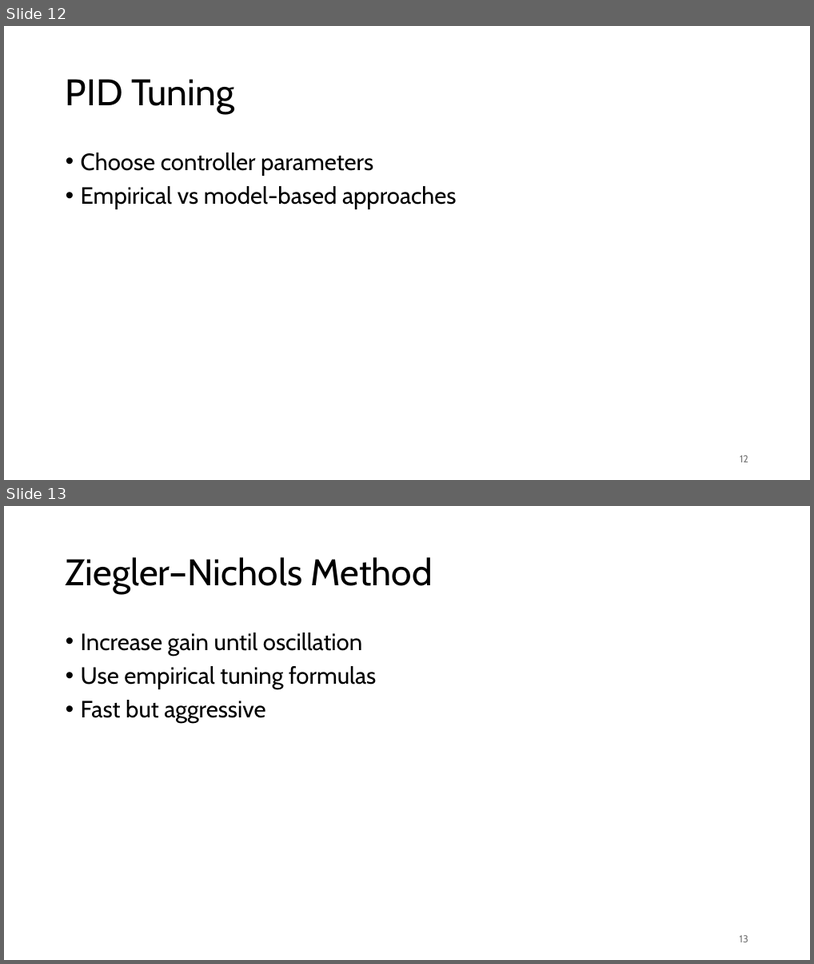
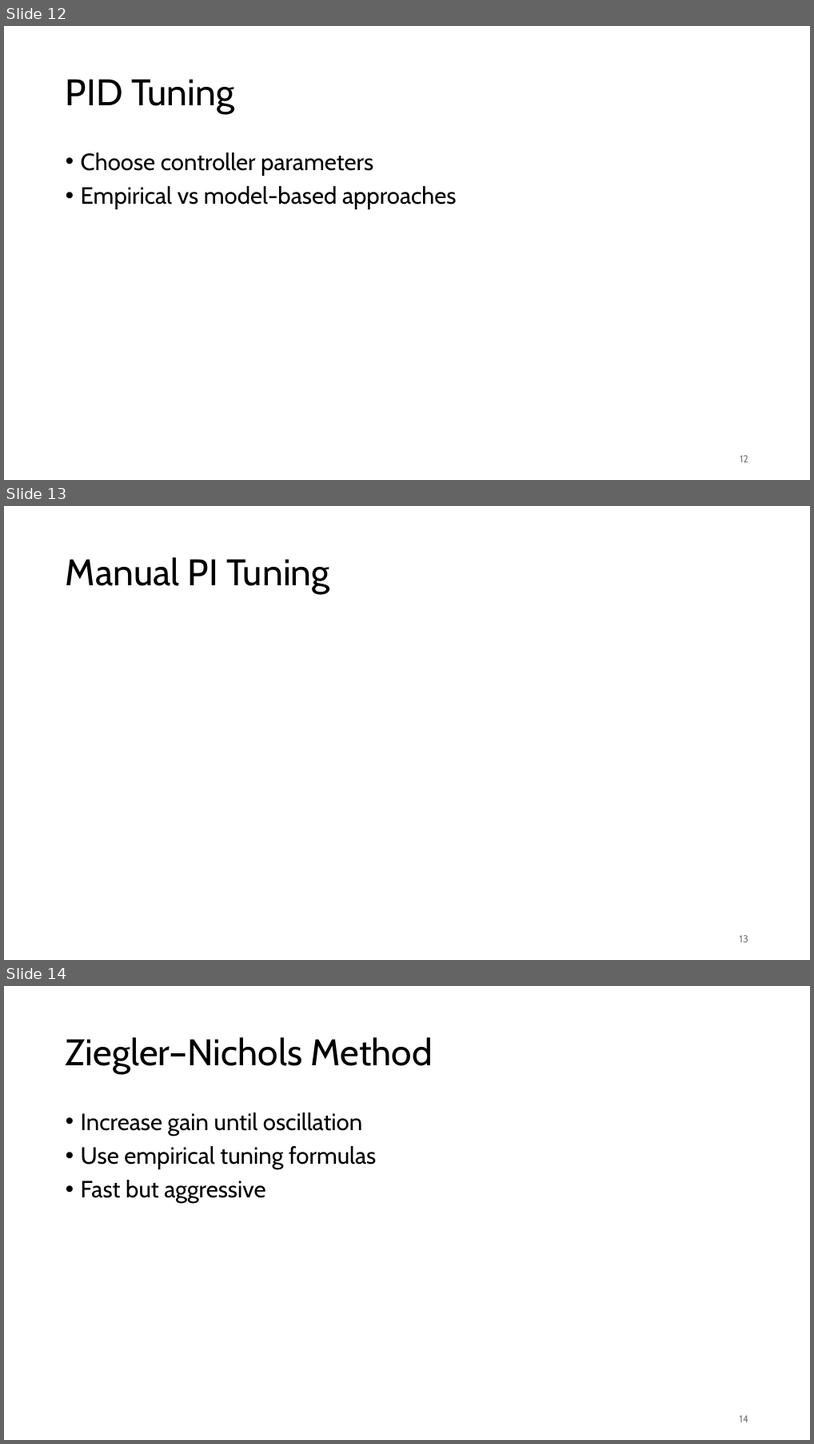
Before and after one commit to FelixWick/control_engineering, a slide deck: slides/5_controller_design.pptx. Shown one above the other, each under a label of ours: slides 12 and 13 before the commit, slides 12, 13 and 14 after it. The pictures are 814x964 and 814x1444 pixels, drawn with LibreOffice and Linux fonts; fonts in the diff are those of the drawing; grey boxes stand for pictures. Boxes give left, top, right and bottom in pixels: in the first picture for what was removed or moved away, otherwise in the second. Text is boxed around its words. In the diff, an @@ line names an element or a change of style, - is before the commit and + after.

```diff
--- a/slides/5_controller_design.pptx
+++ b/slides/5_controller_design.pptx
@@ slide 13 added at (x1=4, y1=506, x2=810, y2=960), background #FFFFFF @@
@@ title added at (x1=66, y1=557, x2=330, y2=594), 44 pt, text #000000 @@
+Manual PI Tuning
@@ page number added at (x1=740, y1=935, x2=749, y2=942), 12 pt, text #797979 @@
+13
@@ what was slide 13 is now slide 14 @@
@@ page number at (x1=740, y1=1415, x2=749, y2=1422): text changed @@
-13
+14
```
Also in this commit, not shown: 8 other files.
